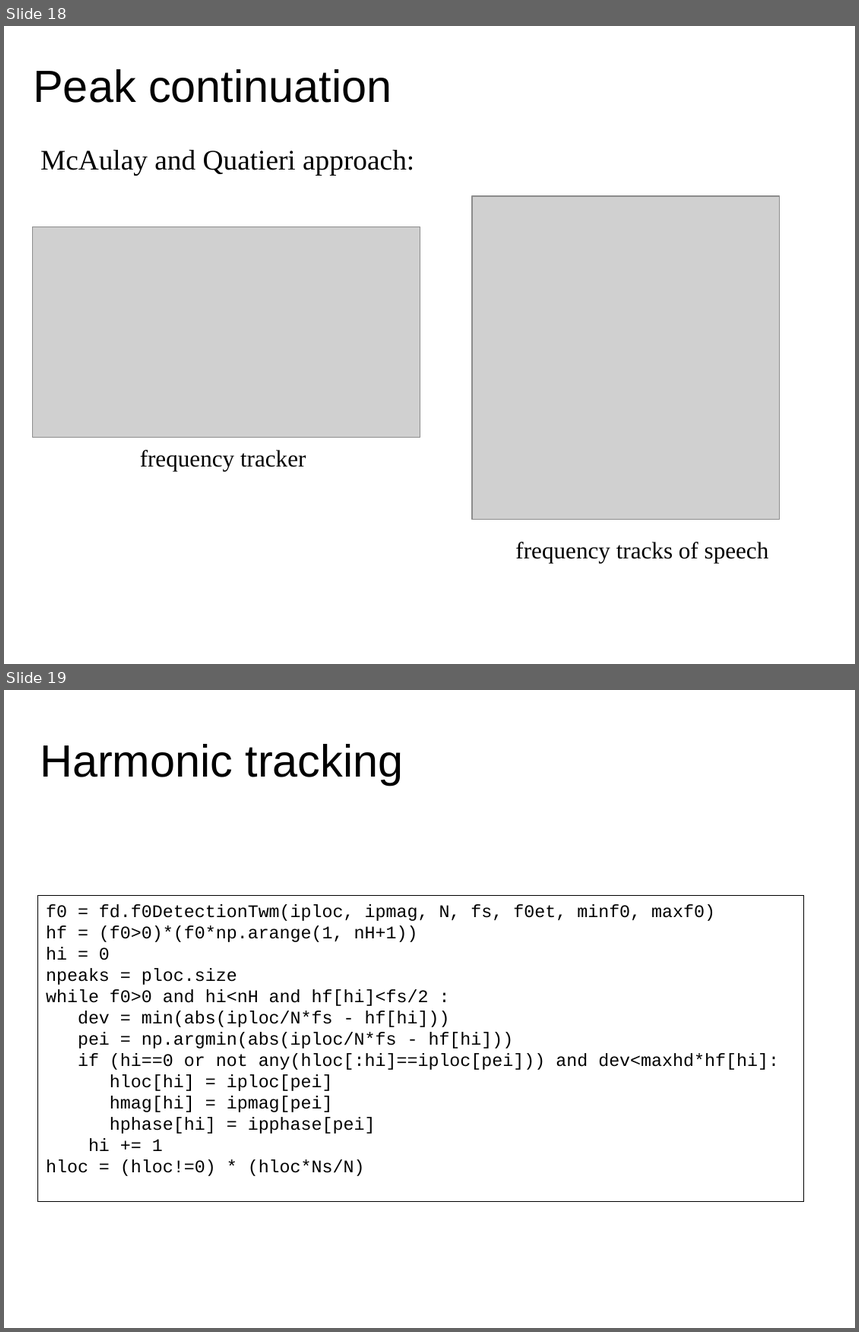
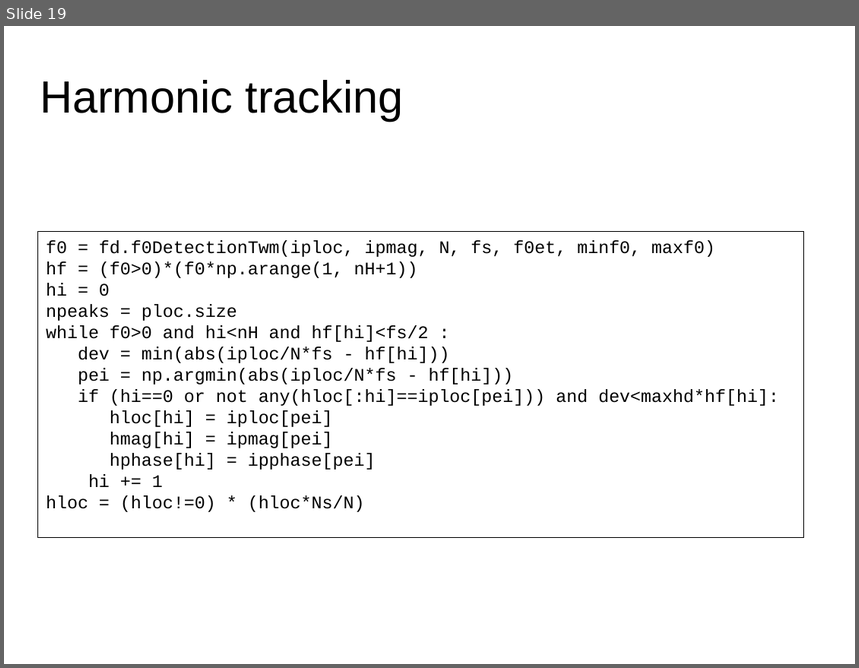
Before and after one commit to MTG/sms-tools, a slide deck: teaching-material/lectures/lect6-Harmonic-model/6-Harmonic-model.odp. Shown one above the other, each under a label of ours: slides 18 and 19 before the commit, slide 19 after it. The pictures are 859x1332 and 859x668 pixels, drawn with LibreOffice and Linux fonts; fonts in the diff are those of the drawing; grey boxes stand for pictures. Boxes give left, top, right and bottom in pixels: in the first picture for what was removed or moved away, otherwise in the second. Text is boxed around its words. In the diff, an @@ line names an element or a change of style, - is before the commit and + after.

```diff
--- a/teaching-material/lectures/lect6-Harmonic-model/6-Harmonic-model.odp
+++ b/teaching-material/lectures/lect6-Harmonic-model/6-Harmonic-model.odp
@@ slide 18 removed at [4, 26, 855, 664], background #FFFFFF @@
@@ title removed at [33, 69, 392, 103] @@
-Peak continuation
@@ text removed at [40, 150, 414, 175] @@
-McAulay and Quatieri approach:
@@ picture removed at [472, 196, 779, 520] @@
@@ picture removed at [32, 227, 420, 437] @@
@@ text removed at [140, 450, 306, 471] @@
-frequency tracker
@@ text removed at [515, 542, 769, 563] @@
-frequency tracks of speech
```
Also in this commit, not shown: 2 slides changed, 2 slides added, 1 other slide removed, 5 other files.
